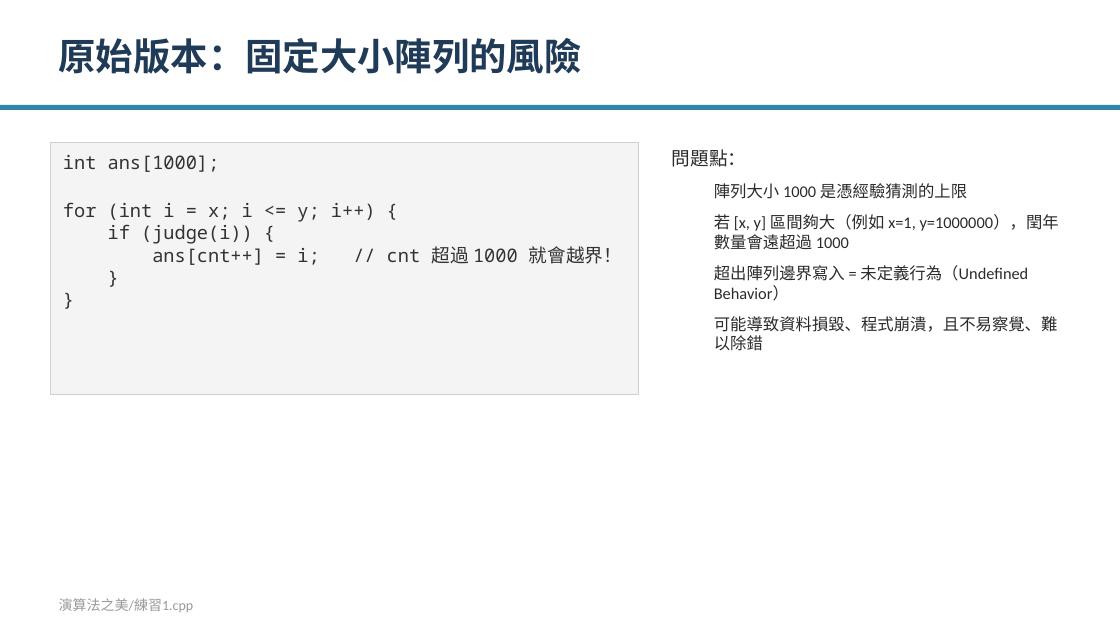
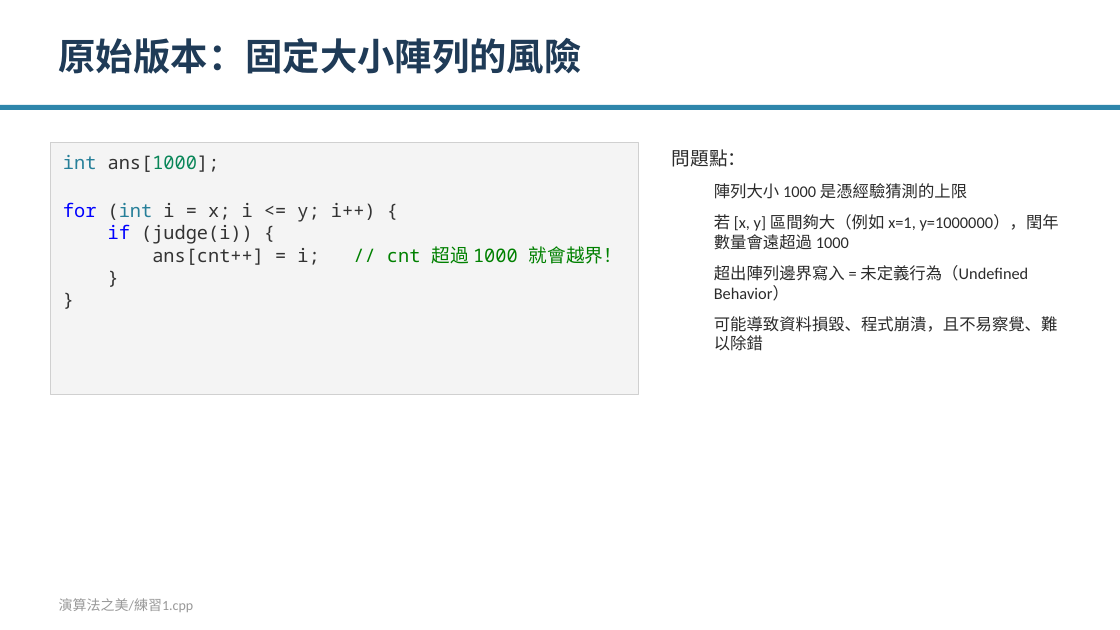
Before and after one commit to Ivan0206cool/cplusplus_practice, a slide deck: slide 13 of practice_intro.pptx. Drawn at 1120x630 pixels with LibreOffice and Linux fonts; fonts in the diff are those of the drawing. Boxes give left, top, right and bottom in pixels: in the first picture for what was removed or moved away, otherwise in the second. Text is boxed around its words. In the diff, an @@ line names an element or a change of style, - is before the commit and + after.

```diff
--- a/practice_intro.pptx
+++ b/practice_intro.pptx
@@ text in rectangle at bbox=[63, 155, 622, 265]: text colour #333333 to #267F99 in "int", "(int"; text colour #333333 to #098658 in "ans[1000];"; text colour #333333 to #0000FF in "for", "if"; text colour #333333 to #008000 in "// cnt 超過 1000 就會越界！" @@
```
Also in this commit, not shown: 8 other slides changed.
